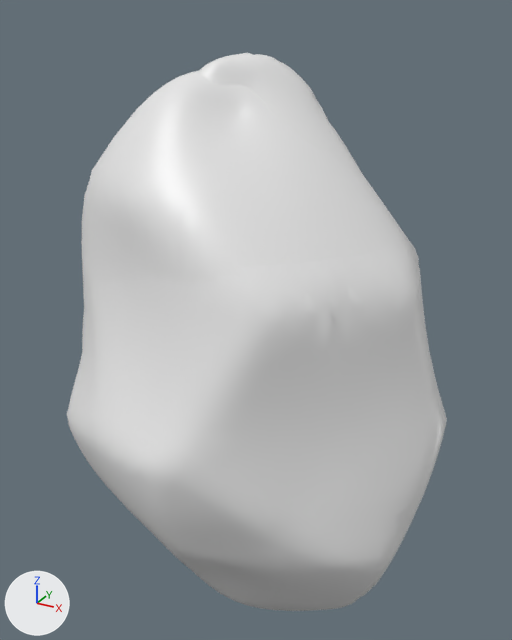
The FBX model IGDC/Assets/Effects/flame.fbx, before and after one commit.
Camera for both pictures: a 50 mm camera at (1.77, -3.14, 3.52) aimed at (-0.06, 0.19, 1.85). The axes (+X, +Y, +Z) are drawn at lower left. The lights are the same throughout.
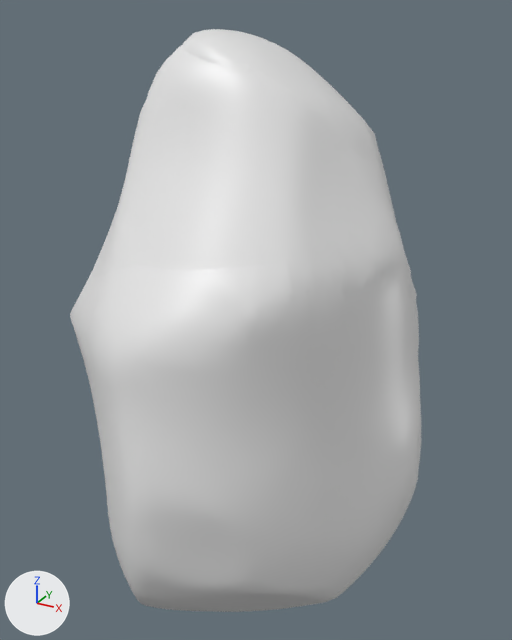
The change, as a list of edits to the scene's bpy script:
```text
Change me_icosphere_010:
    used by ob_icosphere_004; location = (-0.024, 0.11, 1.905)
    remove me_icosphere_010.from_pydata(...)  # 3842 vertices, 3840 faces; spans x -0.76..0.96, y -0.85..0.9, z -0.83..1.41
    add me_icosphere_010.from_pydata(...)  # 3842 vertices, 3840 faces; spans x -82.21..78.69, y -72.97..151.79, z -92.66..90.53
    me_icosphere_010 part 1: 3842 of 3842 vertices moved; they spanned x -0.76..0.96, y -0.85..0.9, z -0.83..1.41 and now span x -82.21..78.69, y -72.97..151.79, z -92.66..90.53; mean shift (0.5, 12.55, 0.27); largest move (-0.23, 0.07, 1.32) -> (34.95, 151.03, 7.01)
Change me_icosphere_004:
    used by ob_icosphere; location = (-0.047, 0.105, 1.173)
    remove me_icosphere_004.from_pydata(...)  # 3842 vertices, 3840 faces; spans x -1.0..1.17, y -1.1..1.21, z -1.17..2.0
    add me_icosphere_004.from_pydata(...)  # 3842 vertices, 3840 faces; spans x -96.28..97.01, y -118.07..216.18, z -116.46..104.12
    me_icosphere_004 part 2: 3842 of 3842 vertices moved; they spanned x -1.0..1.17, y -1.1..1.21, z -1.17..2.0 and now span x -96.28..97.01, y -118.07..216.18, z -116.46..104.12; mean shift (1.47, 15.02, -0.6); largest move (-0.19, 0.17, 1.89) -> (20.27, 215.51, 22.28)
Change me_icosphere_008:
    used by ob_icosphere_002; location = (-0.084, 0.201, 1.308); rotation_euler = (0.108, 0.0342, -0.00295), in degrees (6.2, 2, -0.2)
    remove me_icosphere_008.from_pydata(...)  # 3842 vertices, 3840 faces; spans x -0.89..1.15, y -1.06..1.2, z -1.07..1.93
    add me_icosphere_008.from_pydata(...)  # 3842 vertices, 3840 faces; spans x -93.34..95.2, y -106.66..207.35, z -110.83..106.34
    me_icosphere_008 part 3: 3842 of 3842 vertices moved; they spanned x -0.89..1.15, y -1.06..1.2, z -1.07..1.93 and now span x -93.34..95.2, y -106.66..207.35, z -110.83..106.34; mean shift (1.9, 15.26, 0.02); largest move (-0.29, 0.06, 1.91) -> (33.49, 206.87, 4.88)
Change me_icosphere_005:
    used by ob_icosphere_001; location = (-0.117, 0.151, 1.241); rotation_euler = (0.108, 0.0342, -0.00295), in degrees (6.2, 2, -0.2)
    remove me_icosphere_005.from_pydata(...)  # 3842 vertices, 3840 faces; spans x -0.88..1.11, y -1.0..1.14, z -1.04..1.87
    add me_icosphere_005.from_pydata(...)  # 3842 vertices, 3840 faces; spans x -87.02..90.8, y -103.82..201.78, z -107.27..100.86
    me_icosphere_005 part 4: 3842 of 3842 vertices moved; they spanned x -0.88..1.11, y -1.0..1.14, z -1.04..1.87 and now span x -87.02..90.8, y -103.82..201.78, z -107.27..100.86; mean shift (1.64, 14.51, -0.43); largest move (-0.15, 0.09, 1.86) -> (15.18, 201.69, 9.54)
Change ob_icosphere_004:
    ob_icosphere_004.rotation_euler: (0.0, 0.0, 0.0) -> (1.571, 0.0, -3.142)  # degrees (0, 0, 0) -> degrees (90, 0, -180)
    ob_icosphere_004.scale: (1.0, 1.0, 1.0) -> (0.01, 0.01, 0.01)
Change ob_icosphere:
    ob_icosphere.rotation_euler: (0.0, 0.0, 0.0) -> (1.571, 0.0, -3.142)  # degrees (0, 0, 0) -> degrees (90, 0, -180)
    ob_icosphere.scale: (1.0, 1.0, 1.0) -> (0.01, 0.01, 0.01)
Change ob_icosphere_002:
    ob_icosphere_002.rotation_euler: (0.108, 0.0342, -0.00295) -> (1.463, -0.0342, 3.139)  # degrees (6.2, 2, -0.2) -> degrees (84, -2, 180)
    ob_icosphere_002.scale: (1.0, 1.0, 1.0) -> (0.01, 0.01, 0.01)
Change ob_icosphere_001:
    ob_icosphere_001.rotation_euler: (0.108, 0.0342, -0.00295) -> (1.463, -0.0342, 3.139)  # degrees (6.2, 2, -0.2) -> degrees (84, -2, 180)
    ob_icosphere_001.scale: (1.0, 1.0, 1.0) -> (0.01, 0.01, 0.01)
```

Where the change shows, as pixel boxes (x1, y1, x2, y2) in the pictures (512 x 640 px):
'Icosphere', reshaped, turned, rescaled
    before: (67, 188, 447, 611)
    after: (70, 210, 421, 612)
'Icosphere.002', reshaped, turned, rescaled
    before: (82, 71, 419, 314)
    after: (117, 45, 419, 349)
'Icosphere.004', reshaped, turned, rescaled
    before: (199, 53, 364, 323)
    after: (181, 29, 391, 296)
'Icosphere.001', reshaped, turned, rescaled
    before: (81, 173, 186, 291)
    after: (91, 161, 138, 277)
